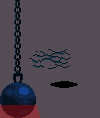
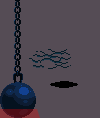
Comparing the layer stacks of the two 100×118 images. Changes:
painted on "Collision" over [left=0, top=105, right=41, bottom=118]
